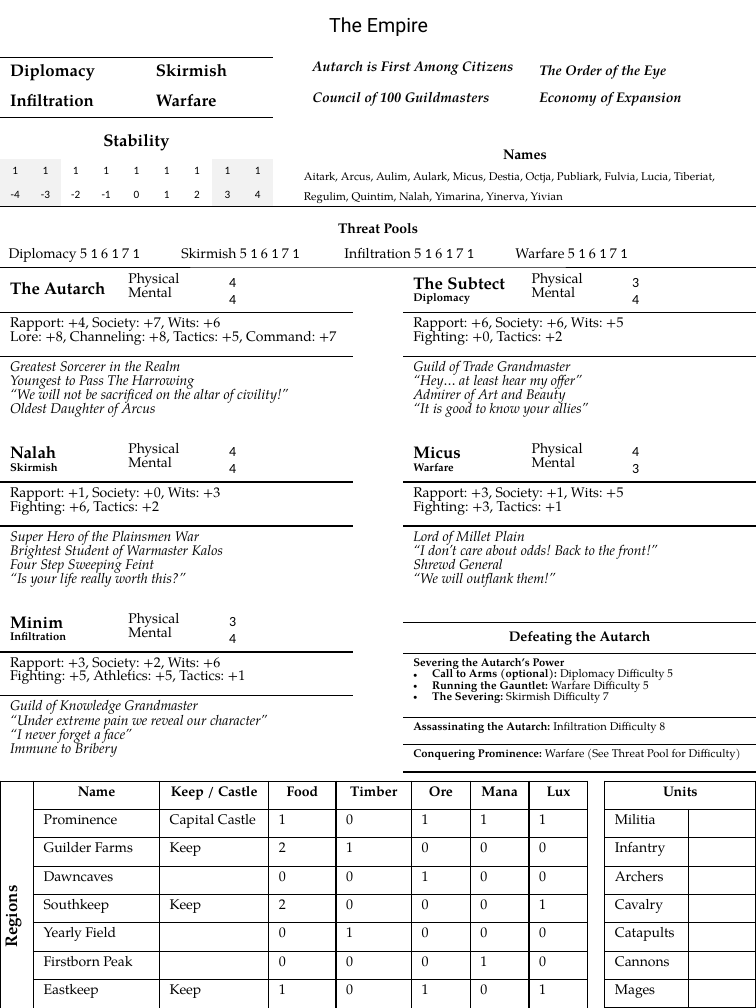
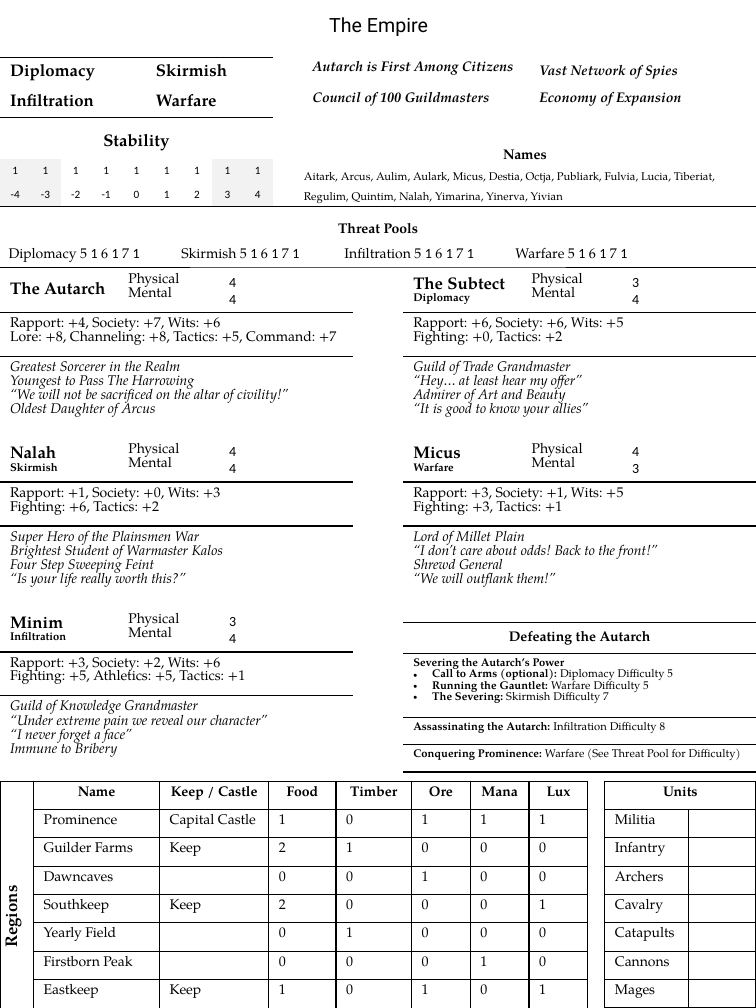
Before and after one commit to ziapeltagames/wrath-of-the-autarch, a slide deck: slide 7 of sheets/Core Sheets.pptx. Drawn at 756x1008 pixels with LibreOffice and Linux fonts; fonts in the diff are those of the drawing. Boxes give left, top, right and bottom in pixels: in the first picture for what was removed or moved away, otherwise in the second. Text is boxed around its words. In the diff, an @@ line names an element or a change of style, - is before the commit and + after.

```diff
--- a/sheets/Core Sheets.pptx
+++ b/sheets/Core Sheets.pptx
@@ table at box(302, 50, 756, 110) @@
-row 1, column 2: The Order of the Eye
+row 1, column 2: Vast Network of Spies
```
Also in this commit, not shown: 1 other slide changed, 1 slide added, 28 other files.
